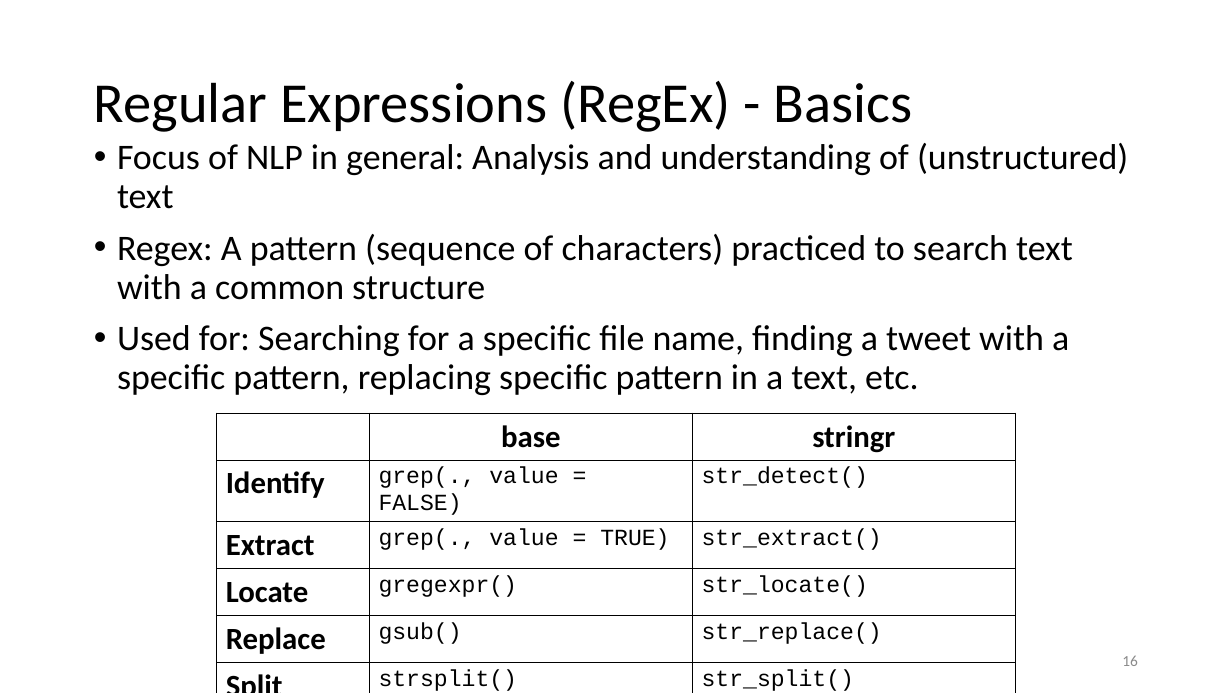
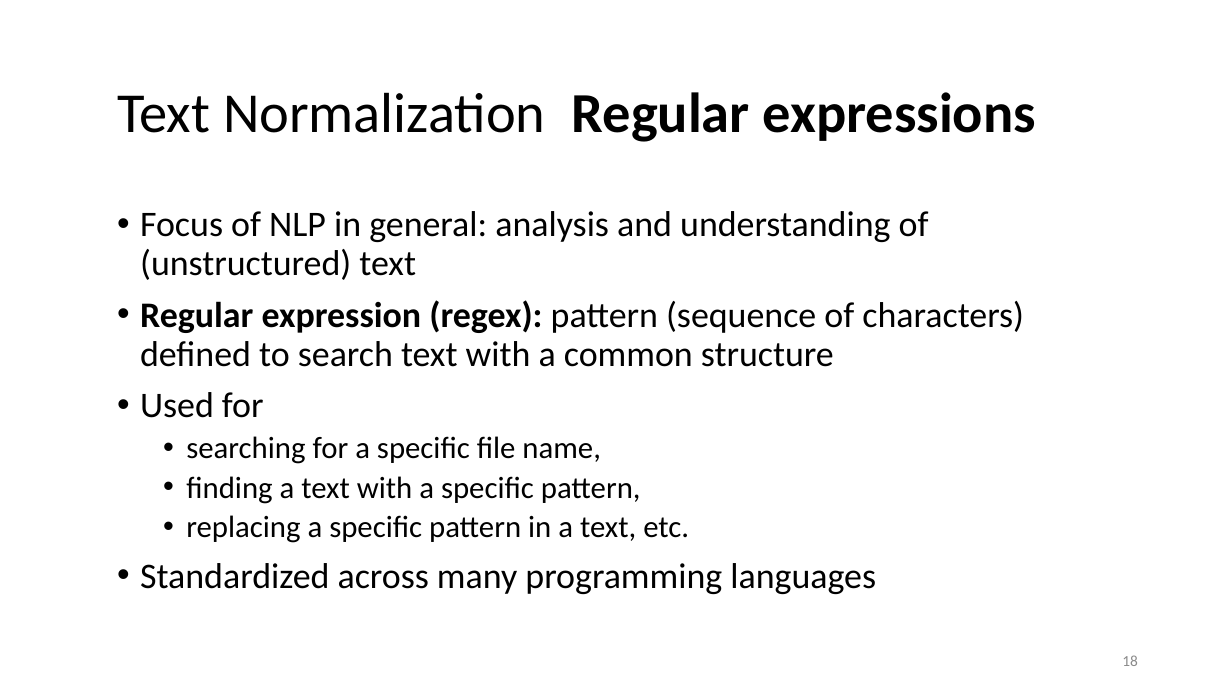
Before and after one commit to lisa-wm/consulting, a slide deck: slide 18 of 5_seminar/Contents_Part_02/slides/Präsentation_Teil2_Lisa.pptx (slide 16 before the commit). Drawn at 1232x693 pixels with LibreOffice and Linux fonts; fonts in the diff are those of the drawing. Boxes give left, top, right and bottom in pixels: in the first picture for what was removed or moved away, otherwise in the second. Text is boxed around its words. In the diff, an @@ line names an element or a change of style, - is before the commit and + after.

Commit message:
split exercises

```diff
--- a/5_seminar/Contents_Part_02/slides/Präsentation_Teil2_Lisa.pptx
+++ b/5_seminar/Contents_Part_02/slides/Präsentation_Teil2_Lisa.pptx
@@ title at [117, 92, 1036, 142]: text changed; bold on @@
-Regular Expressions (RegEx) - Basics
+Text Normalization Regular expressions
@@ text at [140, 211, 1024, 594]: text changed @@
-• Focus of NLP in general: Analysis and understanding of (unstructured) text
-• Regex: A pattern (sequence of characters) practiced to search text with a common structure
-• Used for: Searching for a specific file name, finding a tweet with a specific pattern, replacing specific pattern in a text, etc.
+• Focus of NLP in general: analysis and understanding of (unstructured) text
+• Regular expression (regex): pattern (sequence of characters) defined to search text with a common structure
+• Used for
+  • searching for a specific file name,
+  • finding a text with a specific pattern,
+  • replacing a specific pattern in a text, etc.
+• Standardized across many programming languages
@@ table removed at [216, 413, 1016, 693], 6 rows, 3 columns @@
- | base | stringr
-Identify | grep(., value = FALSE) | str_detect()
-Extract | grep(., value = TRUE) | str_extract()
-Locate | gregexpr() | str_locate()
-Replace | gsub() | str_replace()
-Split | strsplit() | str_split()
@@ page number at [1122, 655, 1138, 666]: text changed @@
-16
+18
```
Also in this commit, not shown: 5 other slides changed, 3 slides added, 2 slides removed, 5 other files.
